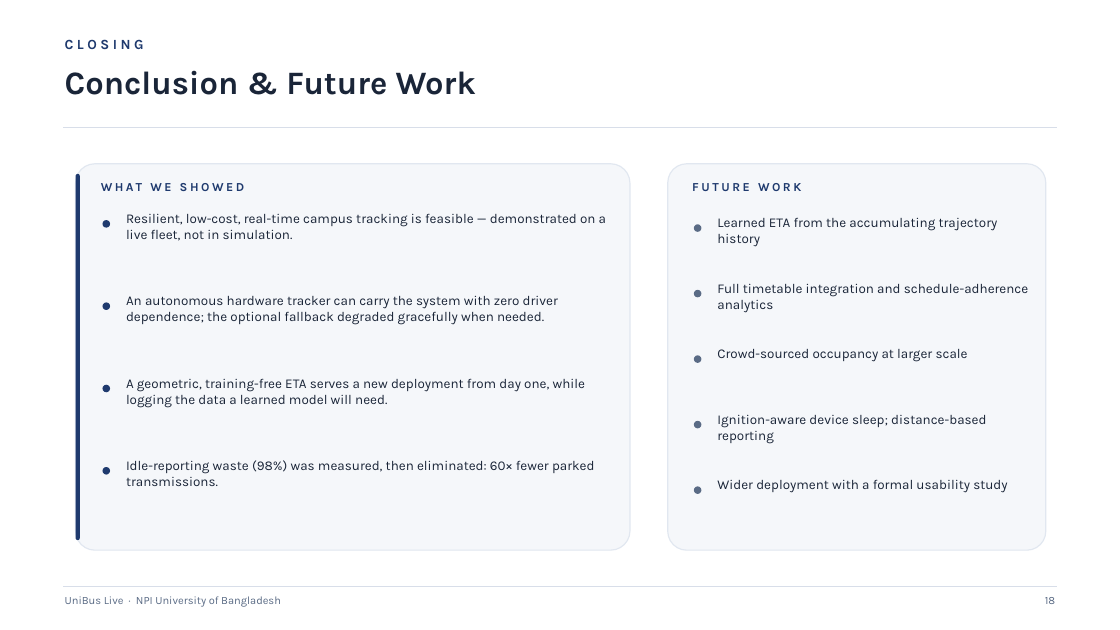
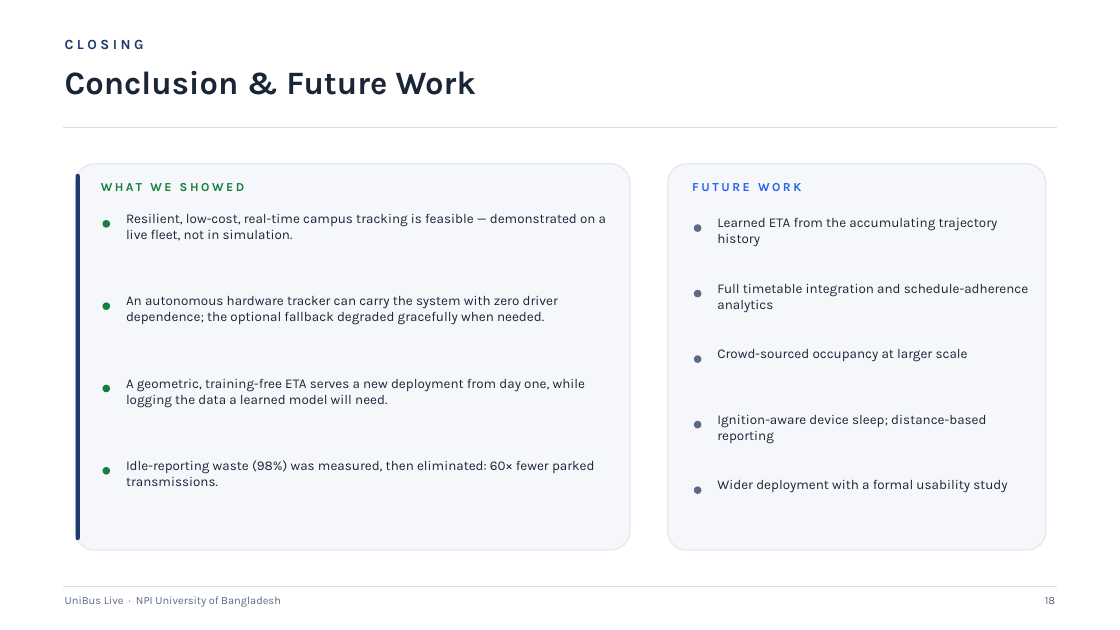
Before and after one commit to mdshishirhossain05/bus-tracking-backend, a slide deck: slide 18 of thesis/ppt/UniBus_Live_Academic_Presentation.pptx. Drawn at 1120x630 pixels with LibreOffice and Linux fonts; fonts in the diff are those of the drawing. Boxes give left, top, right and bottom in pixels: in the first picture for what was removed or moved away, otherwise in the second. Text is boxed around its words. In the diff, an @@ line names an element or a change of style, - is before the commit and + after.

```diff
--- a/thesis/ppt/UniBus_Live_Academic_Presentation.pptx
+++ b/thesis/ppt/UniBus_Live_Academic_Presentation.pptx
@@ text "WHAT WE SHOWED" at (101, 183, 245, 191): text colour #1F3A6E to #15803D @@
@@ text "FUTURE WORK" at (692, 183, 801, 191): text colour #1F3A6E to #2563EB @@
@@ fill #1F3A6E to #15803D in 4 elements at (103, 220, 110, 228), (103, 302, 110, 310), (103, 385, 110, 392), (103, 467, 110, 475) @@
```
Also in this commit, not shown: 18 other slides changed.
